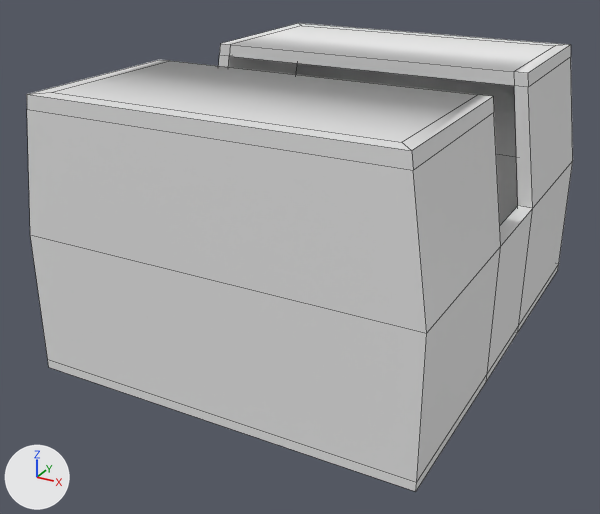
The FBX model Assets/Models/Level1.fbx as it was, and as the next commit left it.
Camera for both pictures: a 50 mm lens placed at (83.8, -168.6, 95.6), pointed at (-3.8, -9.5, 16.0). Every picture has the same lights, and +X, +Y and +Z are marked at lower left. Mesh edges are drawn as thin lines. Where no turn or scale is listed for an object, it has been applied to the vertices.

In view in the first picture: 'Base'.
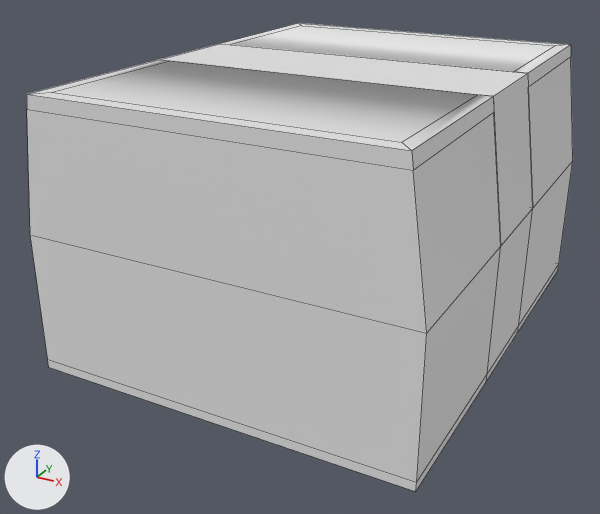
Commit message: Added invisible wall to prevent players from breaking out of map.

Edits to the scene script, one JSON object a line:
```json
{"op": "add", "block": "me_plane", "code": ["me_plane = bpy.data.meshes.new('Plane')", "me_plane.from_pydata([(-43.2, -13.2, 30.0), (-38.8, -13.2, 60.0), (-43.2, 12.0, 30.0), (-38.8, 12.0, 60.0), (40.1, -13.2, 60.0), (40.1, 12.0, 60.0), (44.5, -13.2, 30.0), (44.5, 12.0, 30.0)], [], [(0, 2, 3, 1), (1, 3, 5, 4), (4, 5, 7, 6)])"]}
{"op": "add", "block": "ob_inviswall", "code": ["ob_inviswall = bpy.data.objects.new('InvisWall', me_plane)", "ob_inviswall.location = (0.0, 0.0, 0.0)"]}
```

Where the change shows, as pixel boxes [x1, y1, x2, y2] in the pictures (600 x 514 px):
```json
{"object": "InvisWall", "change": "added", "after": [161, 44, 533, 245]}
```
